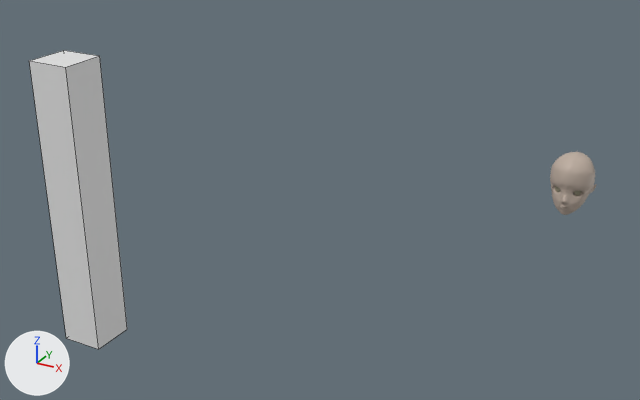
Renders of the Blender file 테스트용 3D모델/블렌더 파일/char.blend from each side of a commit.
Both versions are drawn from a 50 mm lens placed at (0.671, -3.23, 1.957), pointed at (-1.201, 0.174, 0.255). Arrows for +X, +Y and +Z are at lower left; the lights stay in place. Mesh edges are drawn as thin lines on the coarser meshes.

The first picture shows 'Face.001', '키(162.3cm)'.
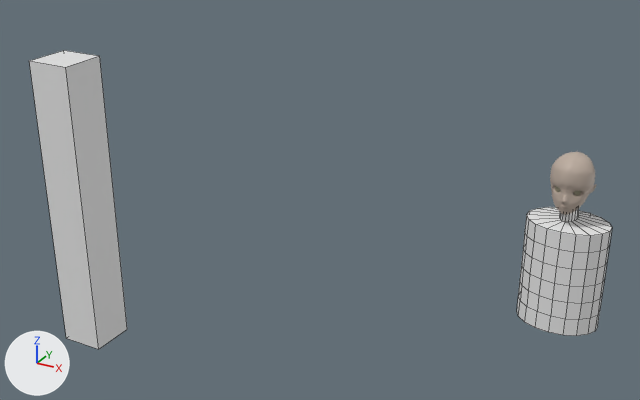
Boxes (x1, y1, x2, y2) around the edits, measured in the pictures (640 x 400 px):
'Cylinder', added
    after: (517, 207, 612, 336)

The edits, one by one:
Mesh me_cylinder_001 is new.
It has 162 vertices, 146 faces and spans x -0.98..0.98, y -1.0..1.0, z -1.0..1.41.
Object 'Cylinder' (ob_cylinder) is new; it shows me_cylinder_001.
Its location is (0.0, 0.023, 0.254).
Its scale is (0.166, 0.12, 0.223).
